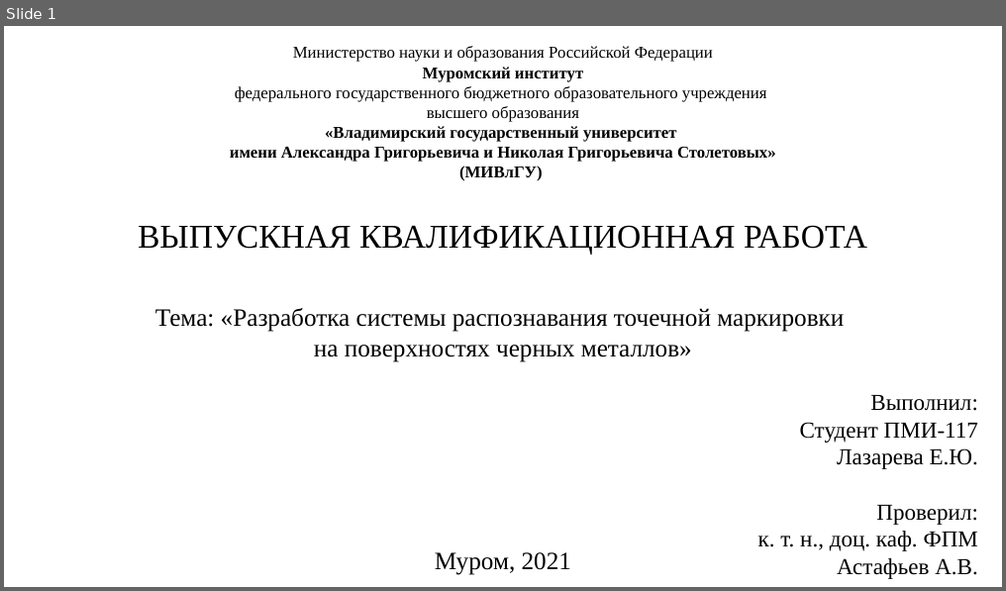
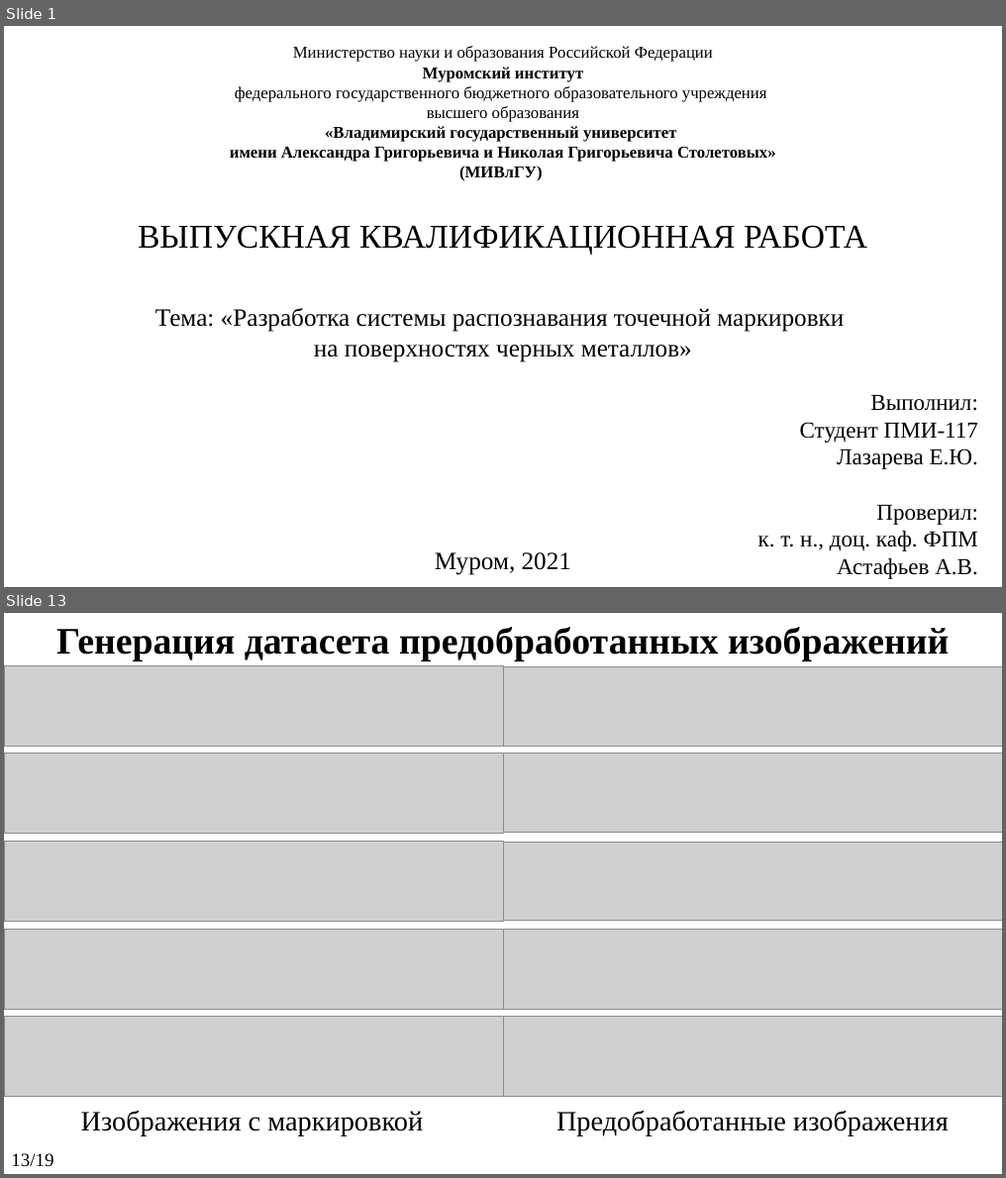
Before and after one commit to KanVull/Recognistion, a slide deck: ПЗ и Презентации/Презентация на ВКР.pptx. Shown one above the other, each under a label of ours: slide 1 before the commit, slides 1 and 13 after it; the slides between them are not shown. The pictures are 1006x591 and 1006x1178 pixels, drawn with LibreOffice and Linux fonts; fonts in the diff are those of the drawing; grey boxes stand for pictures. Boxes give left, top, right and bottom in pixels: in the first picture for what was removed or moved away, otherwise in the second. Text is boxed around its words. In the diff, an @@ line names an element or a change of style, - is before the commit and + after.

```diff
--- a/ПЗ и Презентации/Презентация на ВКР.pptx
+++ b/ПЗ и Презентации/Презентация на ВКР.pptx
@@ slide 13 added at <box>4,613,1002,1174</box>, background #FFFFFF @@
@@ text added at <box>56,627,948,662</box>, 36 pt, text #000000, bold @@
+Генерация датасета предобработанных изображений
@@ picture added at <box>4,666,503,747</box> @@
@@ picture added at <box>503,666,1002,747</box> @@
@@ picture added at <box>4,753,503,833</box> @@
@@ picture added at <box>503,753,1002,833</box> @@
@@ picture added at <box>4,842,503,922</box> @@
@@ picture added at <box>503,842,1002,921</box> @@
@@ picture added at <box>4,930,503,1010</box> @@
@@ picture added at <box>503,930,1002,1009</box> @@
@@ picture added at <box>4,1017,503,1096</box> @@
@@ picture added at <box>503,1017,1002,1096</box> @@
@@ text added at <box>81,1110,423,1136</box>, 27 pt, text #000000 @@
+Изображения с маркировкой
@@ text added at <box>556,1110,948,1136</box>, 27 pt, text #000000 @@
+Предобработанные изображения
@@ text added at <box>11,1154,54,1167</box>, 18 pt, text #000000 @@
+13/19
```
Also in this commit, not shown: 3 slides changed, 14 other slides added, 4 slides removed, 12 other files.
